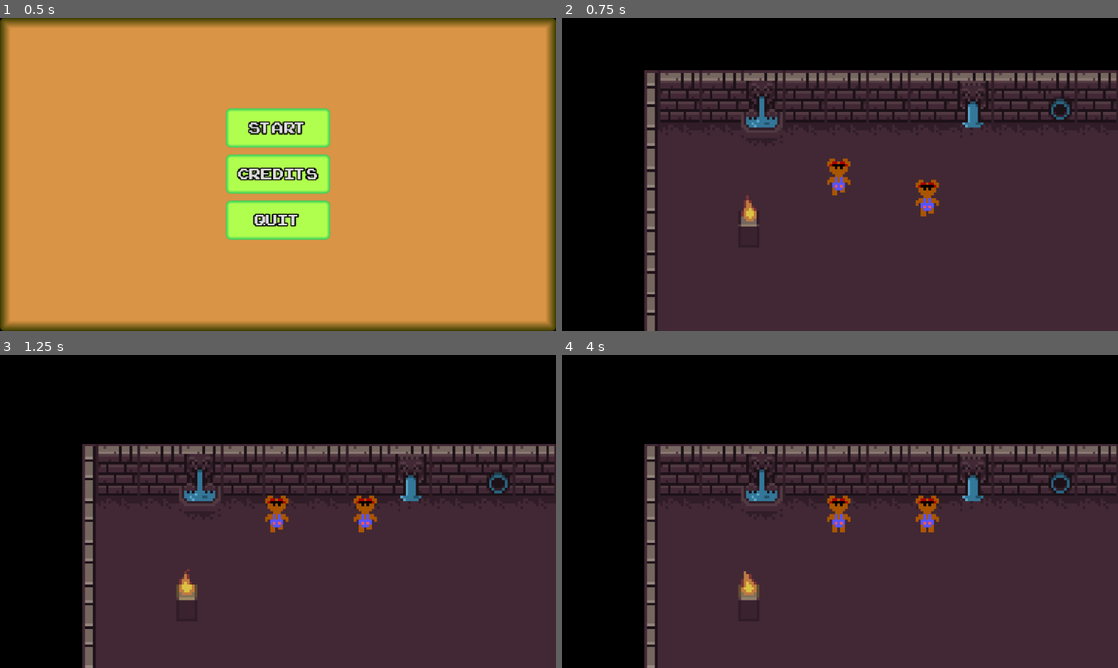
Above: before the commit, frames 1-4 (two rows, left to right).
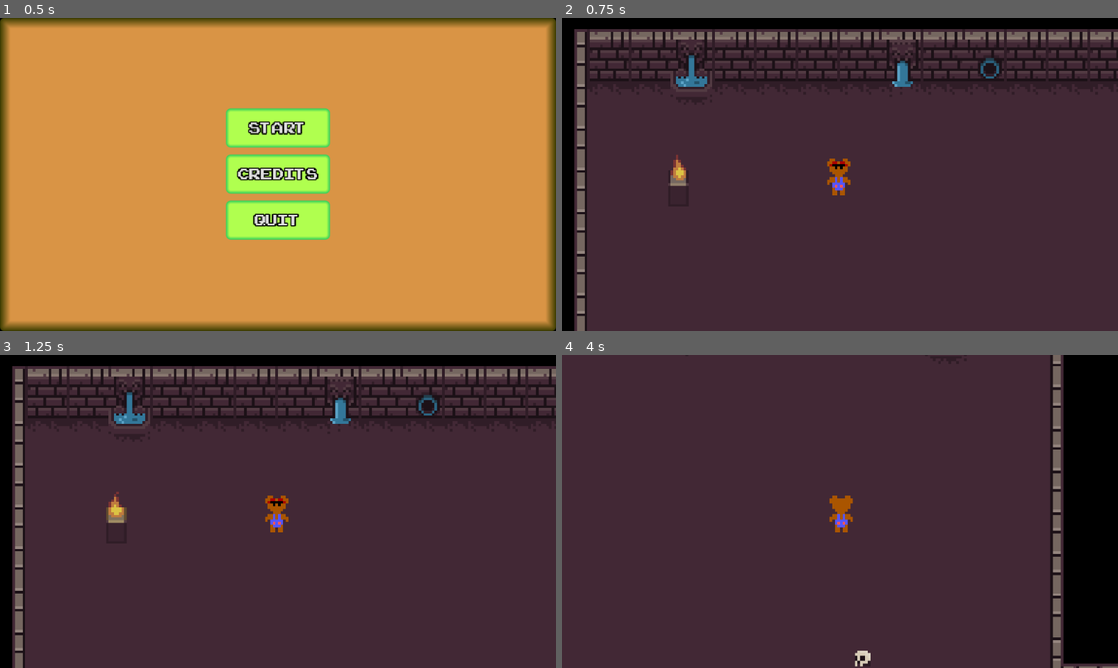
Above: after the commit, the same moments.

Repository: blauhschwert/GrizzylPaw
Game: Godot game, scene res://scenes/Main.tscn
The game is run twice, just before and just after one commit, with the same random seed, the same clock (stepped at 60 frames per second) and the same inputs.
Inputs:
- Up to frame 1 (0.5 s): no input
- Up to frame 2 (0.75 s): click "Start" at 0.5 s
- Up to frame 3 (1.25 s): no input
- Up to frame 4 (4 s): tap Enter at 1.25 s; hold Right (move_right, bound only after the commit) 1.28-2.03 s; hold Down (move_down, bound only after the commit) 2.03-2.78 s; hold Right (move_right, bound only after the commit) 2.78-3.53 s; hold Up (move_up, bound only after the commit) from 3.53 s (still down)

Frame 1 is identical in both runs. In frame 2, 32% of the frame differs, in the area x 2-100%, y 3-100%; in frame 3, 41%; in frame 4, 52%, in the area x 0-100%, y 0-100%.

Commit message:
hey get some unaware new changes ,,,

Diff:
--- a/project.godot
+++ b/project.godot
@@ -23,6 +23,29 @@
 window/size/window_height_override=540
 window/stretch/mode="canvas_items"
 
+[input]
+
+move_up={
+"deadzone": 0.2,
+"events": [Object(InputEventKey,"resource_local_to_scene":false,"resource_name":"","device":-1,"window_id":0,"alt_pressed":false,"shift_pressed":false,"ctrl_pressed":false,"meta_pressed":false,"pressed":false,"keycode":0,"physical_keycode":4194320,"key_label":0,"unicode":0,"location":0,"echo":false,"script":null)
+]
+}
+move_down={
+"deadzone": 0.2,
+"events": [Object(InputEventKey,"resource_local_to_scene":false,"resource_name":"","device":-1,"window_id":0,"alt_pressed":false,"shift_pressed":false,"ctrl_pressed":false,"meta_pressed":false,"pressed":false,"keycode":0,"physical_keycode":4194322,"key_label":0,"unicode":0,"location":0,"echo":false,"script":null)
+]
+}
+move_right={
+"deadzone": 0.2,
+"events": [Object(InputEventKey,"resource_local_to_scene":false,"resource_name":"","device":-1,"window_id":0,"alt_pressed":false,"shift_pressed":false,"ctrl_pressed":false,"meta_pressed":false,"pressed":false,"keycode":0,"physical_keycode":4194321,"key_label":0,"unicode":0,"location":0,"echo":false,"script":null)
+]
+}
+move_left={
+"deadzone": 0.2,
+"events": [Object(InputEventKey,"resource_local_to_scene":false,"resource_name":"","device":-1,"window_id":0,"alt_pressed":false,"shift_pressed":false,"ctrl_pressed":false,"meta_pressed":false,"pressed":false,"keycode":0,"physical_keycode":4194319,"key_label":0,"unicode":0,"location":0,"echo":false,"script":null)
+]
+}
+
 [layer_names]
 
 2d_physics/layer_1="Player"
--- a/scenes/Game.tscn
+++ b/scenes/Game.tscn
@@ -1,11 +1,7 @@
 [gd_scene format=3 uid="uid://ciqkx5smrmefs"]
 
 [ext_resource type="PackedScene" uid="uid://cuaaejtq82dm" path="res://scenes/levels/world00.tscn" id="1_ibkli"]
-[ext_resource type="PackedScene" uid="uid://0uuu0pfoikqu" path="res://scenes/player/player.tscn" id="2_qbsmt"]
 
 [node name="Game" type="Node2D" unique_id=1424945217]
 
 [node name="World00" parent="." unique_id=2009047631 instance=ExtResource("1_ibkli")]
-
-[node name="Player" parent="." unique_id=188261298 instance=ExtResource("2_qbsmt")]
-position = Vector2(120, 80)
--- a/scenes/levels/world00.tscn
+++ b/scenes/levels/world00.tscn
@@ -1,6 +1,7 @@
 [gd_scene format=4 uid="uid://cuaaejtq82dm"]
 
 [ext_resource type="Texture2D" uid="uid://xkcgwtrlmms8" path="res://assets/0x72_16x16DungeonTileset.v5.png" id="1_m6w5b"]
+[ext_resource type="Script" uid="uid://cvn3gij2ohiuw" path="res://scenes/levels/world_00.gd" id="1_nrysh"]
 [ext_resource type="PackedScene" uid="uid://cb5bwacna2xwa" path="res://scenes/obstacless/ligth.tscn" id="2_hk53t"]
 [ext_resource type="PackedScene" uid="uid://0uuu0pfoikqu" path="res://scenes/player/player.tscn" id="3_nrysh"]
 
@@ -646,11 +647,15 @@
 [sub_resource type="TileSet" id="TileSet_7k8c1"]
 sources/0 = SubResource("TileSetAtlasSource_tsias")
 
+[sub_resource type="CircleShape2D" id="CircleShape2D_hk53t"]
+radius = 12.0
+
 [node name="World00" type="Node2D" unique_id=2009047631]
+script = ExtResource("1_nrysh")
 
 [node name="Player" parent="." unique_id=188261298 instance=ExtResource("3_nrysh")]
-z_index = 1
-position = Vector2(86, 72)
+z_index = 3
+position = Vector2(113, 66)
 
 [node name="Base" type="TileMapLayer" parent="." unique_id=976325289]
 texture_filter = 1
@@ -712,3 +717,12 @@
 [node name="CollisionPolygon2D" type="CollisionPolygon2D" parent="Walls5" unique_id=1567318342]
 z_index = 1
 polygon = PackedVector2Array(271, 147, 271, 166, 391, 166, 390, 22, 614, 22, 614, 2, 368, 2, 369, 147)
+
+[node name="NextLevel" type="Area2D" parent="." unique_id=151514056]
+z_index = 1
+position = Vector2(520, 276)
+
+[node name="CollisionShape2D" type="CollisionShape2D" parent="NextLevel" unique_id=2081459946]
+shape = SubResource("CircleShape2D_hk53t")
+
+[connection signal="body_entered" from="NextLevel" to="." method="_on_next_level_body_entered"]
--- a/scenes/levels/world01.tscn
+++ b/scenes/levels/world01.tscn
@@ -2,6 +2,7 @@
 
 [ext_resource type="Texture2D" uid="uid://xkcgwtrlmms8" path="res://assets/0x72_16x16DungeonTileset.v5.png" id="1_mb0c2"]
 [ext_resource type="Script" uid="uid://crba43wtlol5c" path="res://scenes/levels/world_01.gd" id="1_n48m4"]
+[ext_resource type="PackedScene" uid="uid://0uuu0pfoikqu" path="res://scenes/player/player.tscn" id="2_evug4"]
 [ext_resource type="PackedScene" uid="uid://cb5bwacna2xwa" path="res://scenes/obstacless/ligth.tscn" id="3_ecqqk"]
 
 [sub_resource type="TileSetAtlasSource" id="TileSetAtlasSource_7k8c1"]
@@ -658,6 +659,10 @@
 [node name="World01" type="Node2D" unique_id=2009047631]
 script = ExtResource("1_n48m4")
 
+[node name="Player" parent="." unique_id=188261298 instance=ExtResource("2_evug4")]
+z_index = 3
+position = Vector2(113, 62)
+
 [node name="Base" type="TileMapLayer" parent="." unique_id=976325289]
 texture_filter = 1
 tile_map_data = PackedByteArray("AAABAAAAAAAAAAAAAAACAAAAAAAAAAAAAAADAAAAAAAAAAAAAAAEAAAAAAAAAAAAAAAFAAAAAAAAAAAAAAAGAA …(11696 unchanged characters)…
--- /dev/null
+++ b/scenes/levels/world_00.gd
@@ -0,0 +1,16 @@
+extends Node2D
+
+
+# Called when the node enters the scene tree for the first time.
+func _ready() -> void:
+	pass # Replace with function body.
+
+
+# Called every frame. 'delta' is the elapsed time since the previous frame.
+func _process(delta: float) -> void:
+	pass
+
+
+func _on_next_level_body_entered(body: Node2D) -> void:
+	print(body.name)
+	get_tree().change_scene_to_file("res://scenes/levels/world01.tscn")
--- a/scenes/player/player.gd
+++ b/scenes/player/player.gd
@@ -1,8 +1,46 @@
 class_name Player
 extends CharacterBody2D
 
+enum PlayerStates {IDLE, WALK, ATTACK}
+
 const SPEED = 100.0
 
+var direction : Vector2 = Vector2.DOWN
+var player_state : PlayerStates = PlayerStates.IDLE
+
+func _input(event: InputEvent) -> void:
+	if Input.is_action_just_pressed("move_down"):
+		direction = Vector2.DOWN
+		player_state = PlayerStates.WALK
+	elif Input.is_action_just_pressed("move_up"):
+		direction = Vector2.UP
+		player_state = PlayerStates.WALK
+	elif Input.is_action_just_pressed("move_left"):
+		direction = Vector2.LEFT
+		player_state = PlayerStates.WALK
+	elif Input.is_action_just_pressed("move_right"):
+		direction = Vector2.RIGHT
+		player_state = PlayerStates.WALK
+	else:
+		direction = Vector2.ZERO
+		player_state = PlayerStates.IDLE
+
+
 func _physics_process(delta: float) -> void:
-	velocity = Vector2.UP * SPEED
+	play_animation()
+	velocity = direction * SPEED
 	move_and_slide()
+
+func play_animation() -> void:
+	match player_state:
+		PlayerStates.IDLE:
+			$AnimationPlayer.play("idle")
+		PlayerStates.WALK:
+			if direction == Vector2.DOWN:
+				$AnimationPlayer.play("run_down")
+			elif direction == Vector2.LEFT:
+				$AnimationPlayer.play("run_left")
+			elif direction == Vector2.RIGHT:
+				$AnimationPlayer.play("run_right")
+			else:
+				$AnimationPlayer.play("run_up")
--- a/scenes/player/player.tscn
+++ b/scenes/player/player.tscn
@@ -167,7 +167,7 @@
 autoplay = &"run_down"
 
 [node name="CollisionShape2D" type="CollisionShape2D" parent="." unique_id=1503426012]
-position = Vector2(1, 1)
+position = Vector2(0, 1)
 shape = SubResource("CapsuleShape2D_gmlin")
 
 [node name="Camera2D" type="Camera2D" parent="." unique_id=365721446]
Not shown, added: scenes/levels/world_00.gd.uid
